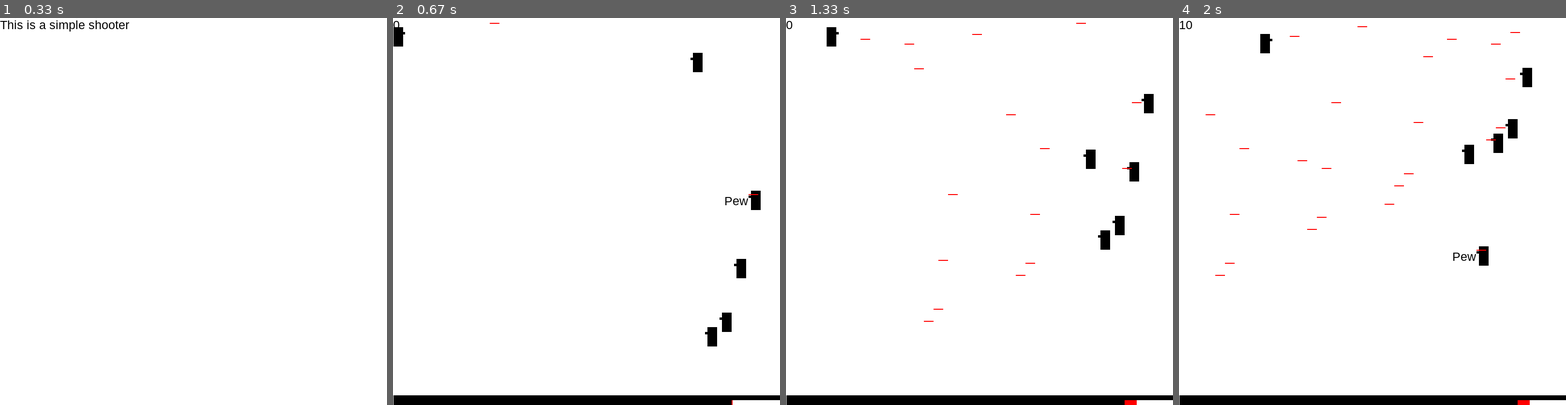
Above: before the commit, frames 1-4 (left to right).
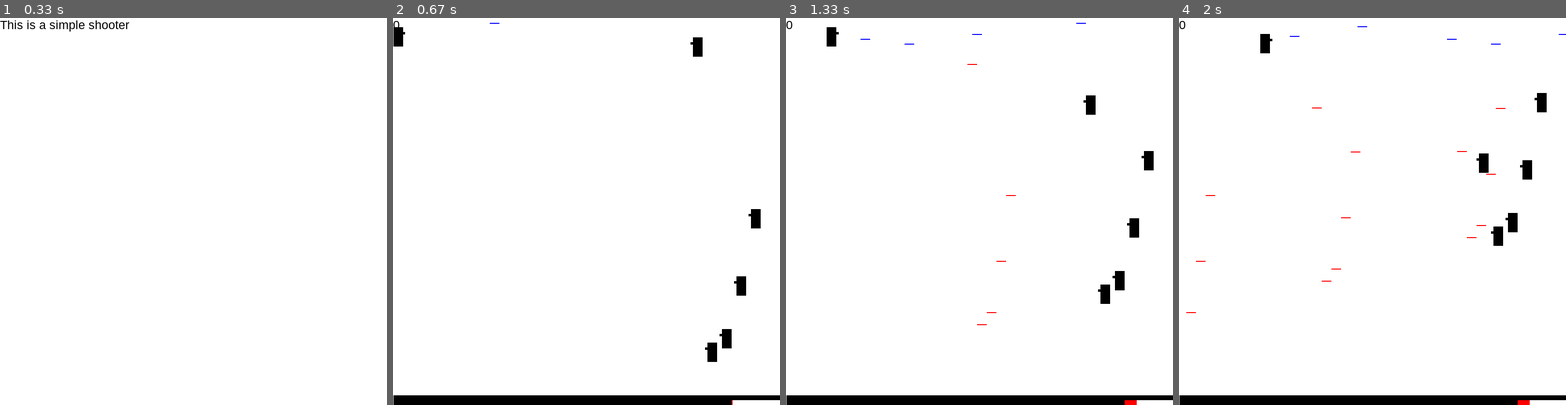
Above: after the commit, the same moments.

Repository: zwang20/SimpleShooter
Game: pygame game, started from project_ss.py
The game is run twice, just before and just after one commit, with the same random seed, the same clock (stepped at 60 frames per second) and the same inputs.
Inputs:
- Up to frame 1 (0.33 s): no input
- Up to frame 2 (0.67 s): tap Space at 0.33 s
- Up to frame 3 (1.33 s): hold D 0.67-1.13 s; tap Space at 0.73, 1.03, 1.23 s; hold W from 1.17 s (still down)
- Up to frame 4 (2 s): release W at 1.47 s; hold D 1.5-1.97 s; tap Space at 1.57, 1.87 s

Frame 1 is identical in both runs. In frame 2, 1.2% of the frame differs, in the area x 25-95%, y 1-89%; in frame 3, 1.4%; in frame 4, 1.6%, in the area x 0-100%, y 0-77%.

Commit message:
bullet color

Diff:
--- a/project_ss.py
+++ b/project_ss.py
@@ -129,7 +129,10 @@
             self.despawn()
 
     def display(self):
+        if self.harmful:
             sge_rect(game_display, self.x, self.y, Bullet.length, Bullet.width, red)
+        else:
+            sge_rect(game_display, self.x, self.y, Bullet.length, Bullet.width, blue)
 
     def despawn(self):
         if self.harmful:
@@ -245,7 +248,7 @@
     def smart_spawn():
         if len(Enemy.family) <= Enemy.limit:
             Enemy.offset += 30
-            Enemy("hell")
+            Enemy("hard")
 
 
 def ss_init():
